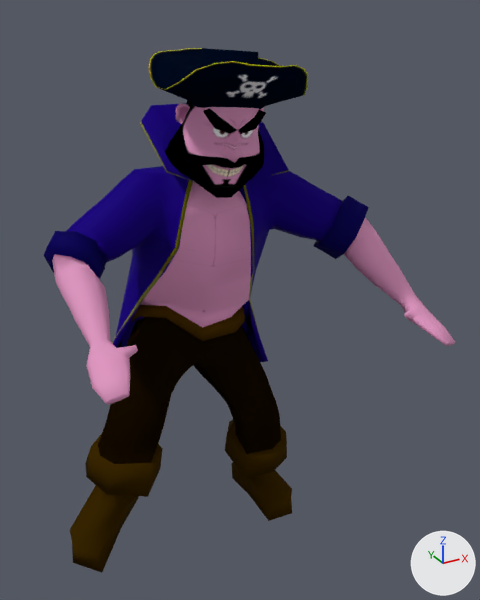
The OBJ model assets/Animacion/Pirata/Celebracion/PirataCelebracion_000122.obj as it was, and as the next commit left it.
One viewpoint serves both versions: a 50 mm camera at (-3.28, -7.79, 7.36) aimed at (0.65, -0.64, 3.78). The lights are fixed; the arrows at lower right show +X, +Y and +Z. Where no turn or scale is listed for an object, it has been applied to the vertices.

Objects in the first picture: 'Pirata_PirataH'.
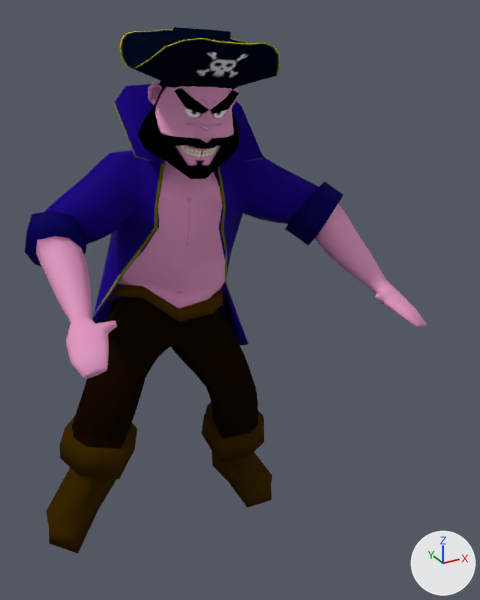
What differs and where, as boxes [x1, y1, x2, y2] in the pictures (480 x 600 px; the box of a moved part takes in the faces that stretch with it):
```json
{"object": "Pirata_PirataH", "change": "reshaped", "before": [44, 48, 455, 573], "after": [25, 27, 427, 553]}
{"part": 1, "of": "me_pirata_piratah", "change": "moved or reshaped", "before": [149, 48, 308, 110], "after": [120, 27, 280, 90]}
{"part": 2, "of": "me_pirata_piratah", "change": "moved or reshaped", "before": [44, 100, 455, 573], "after": [25, 81, 427, 553]}
```

Scene script edits in JSON lines:
```json
{"block": "me_pirata_piratah", "where": "# used by ob_pirata_piratah; location = (0.0, 0.0, 0.0)"}
{"op": "remove", "block": "me_pirata_piratah", "code": "me_pirata_piratah.from_pydata(...)  # 1340 vertices, 1341 faces; spans x -1.97..2.83, y -2.55..0.89, z 0.08..6.95"}
{"op": "add", "block": "me_pirata_piratah", "code": "me_pirata_piratah.from_pydata(...)  # 1340 vertices, 1341 faces; spans x -2.15..2.7, y -2.15..1.42, z 0.04..7.15"}
{"block": "me_pirata_piratah", "change": "me_pirata_piratah part 1: the loose piece of 216 vertices spanning x -0.43..1.41, y -1.67..0.24, z 6.11..6.95 is scaled about its middle by 1.04, then moved by (-0.12, 0.48, 0.19)"}
{"block": "me_pirata_piratah", "change": "me_pirata_piratah part 2: 1124 of 1340 vertices moved; they spanned x -1.97..2.83, y -2.55..0.89, z 0.08..6.72 and now span x -2.15..2.7, y -2.15..1.42, z 0.04..6.91; mean shift (-0.12, 0.49, 0.11); largest move (-0.51, 0.52, 3.73) -> (-0.59, 1.18, 3.84)"}
```
